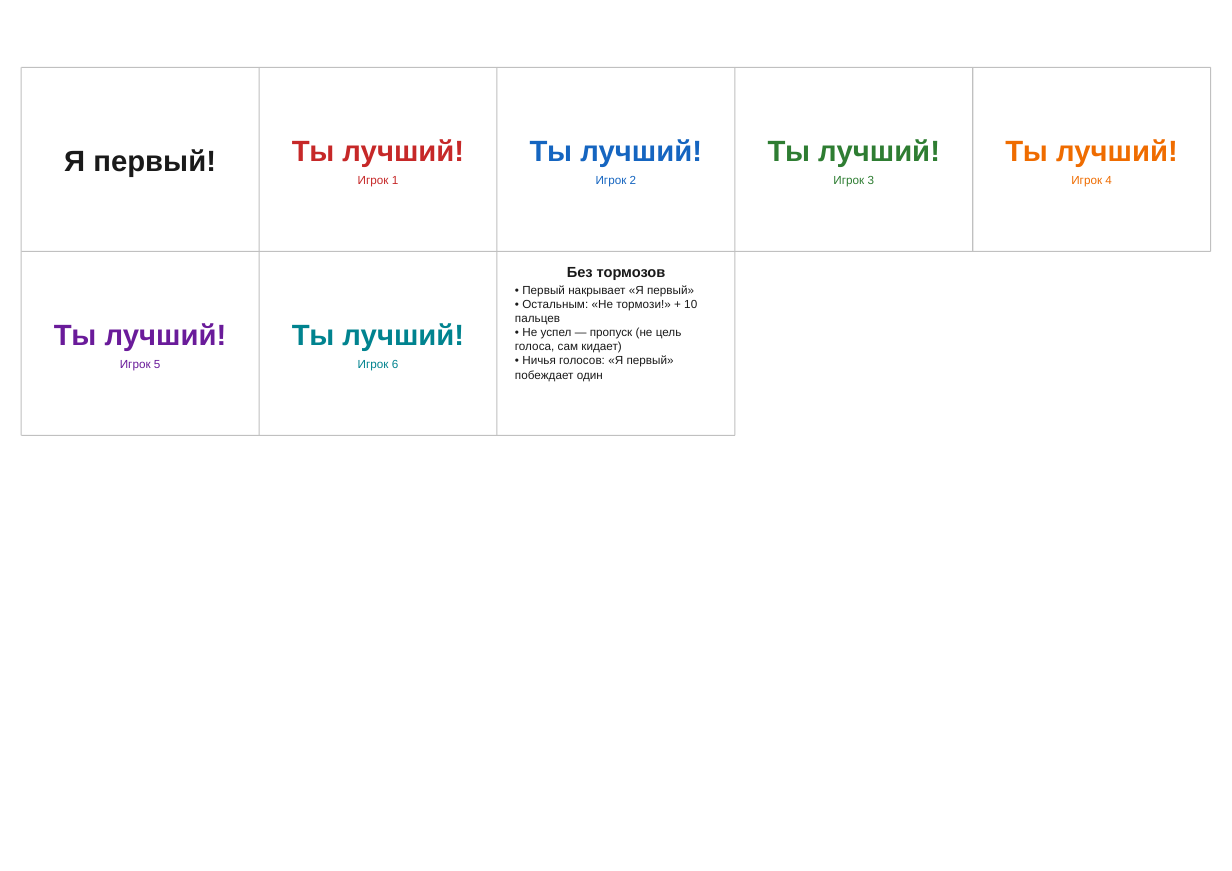
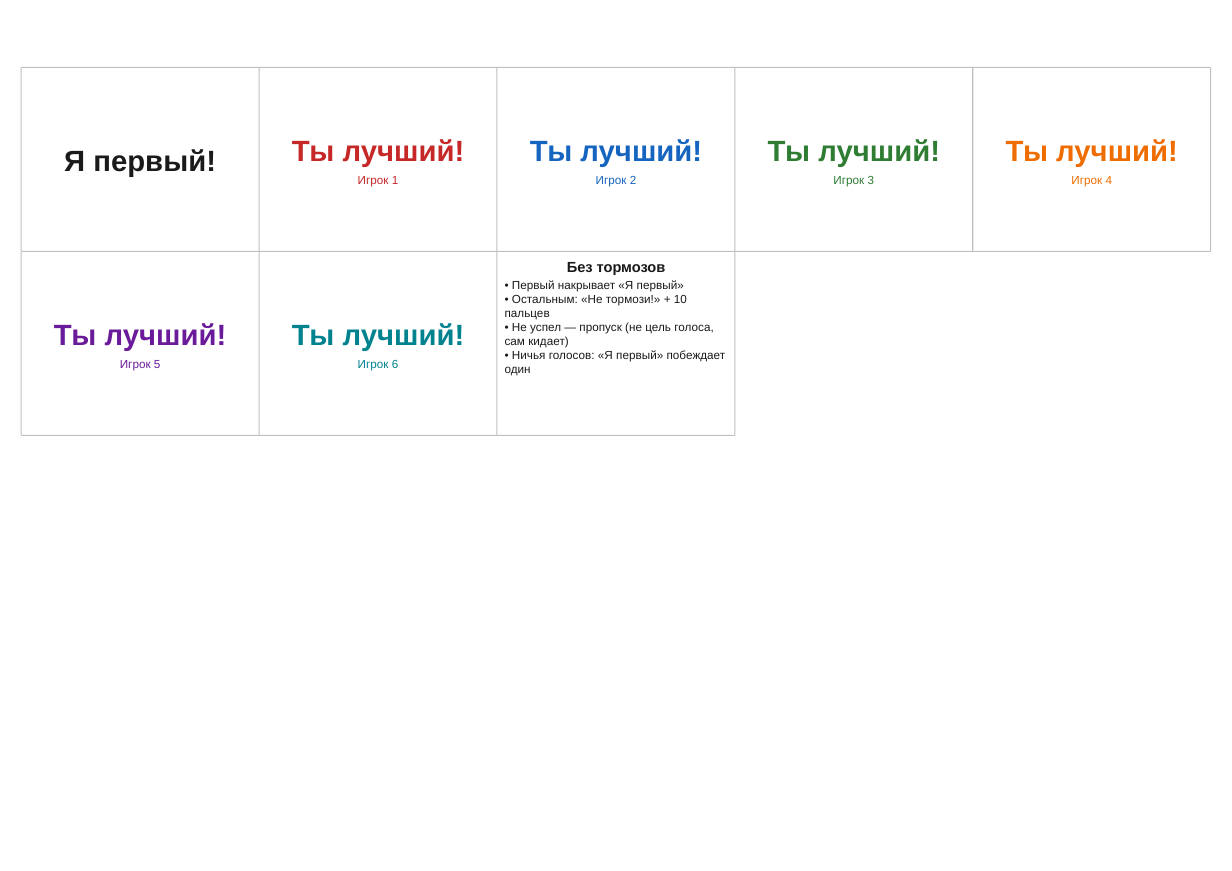
Before and after one commit to Tanion37/svet-moy-zerkalce, a slide deck: slide 3 of output/svet-moy-zerkalce-cards.pptx. Drawn at 1232x871 pixels with LibreOffice and Linux fonts; fonts in the diff are those of the drawing. Boxes give left, top, right and bottom in pixels: in the first picture for what was removed or moved away, otherwise in the second. Text is boxed around its words. In the diff, an @@ line names an element or a change of style, - is before the commit and + after.

```diff
--- a/output/svet-moy-zerkalce-cards.pptx
+++ b/output/svet-moy-zerkalce-cards.pptx
@@ text "Без тормозов" rewrapped from [515, 267, 697, 381] to [505, 262, 726, 376] @@
```
Also in this commit, not shown: 2 other slides changed, 2 other files.
